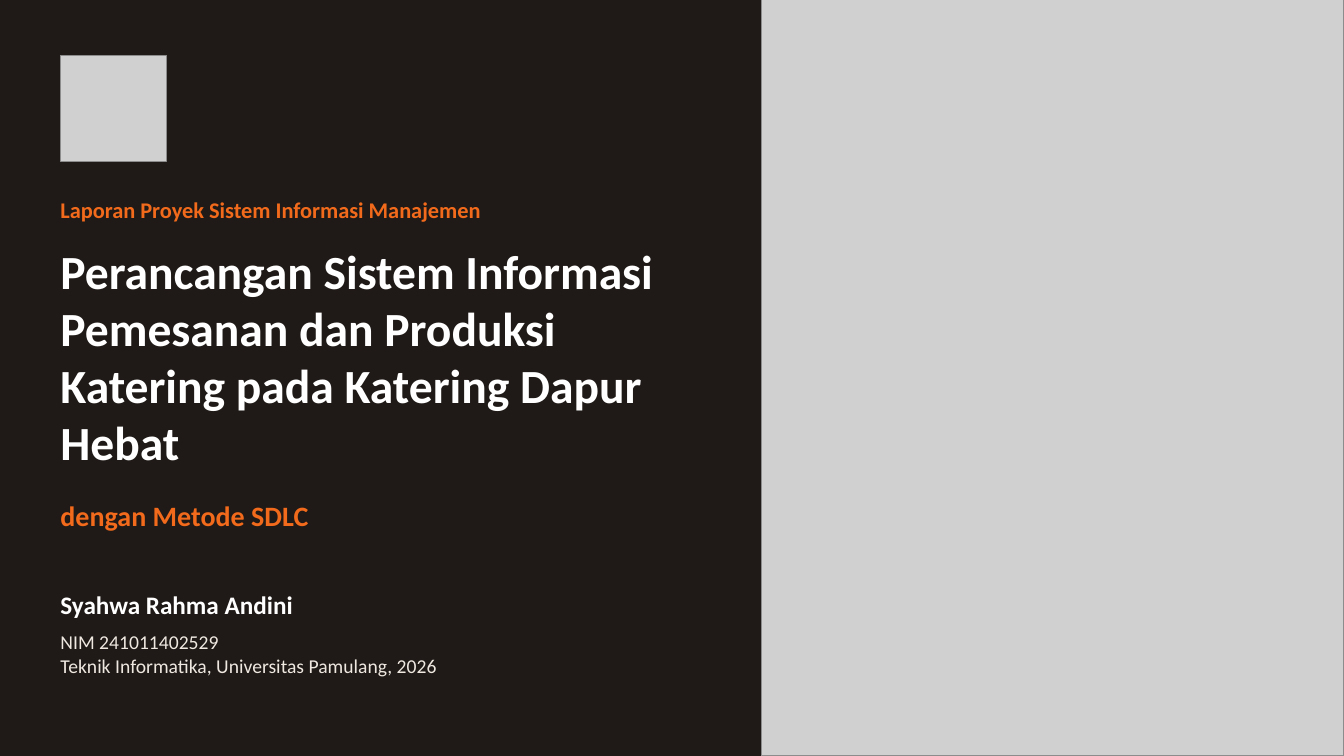
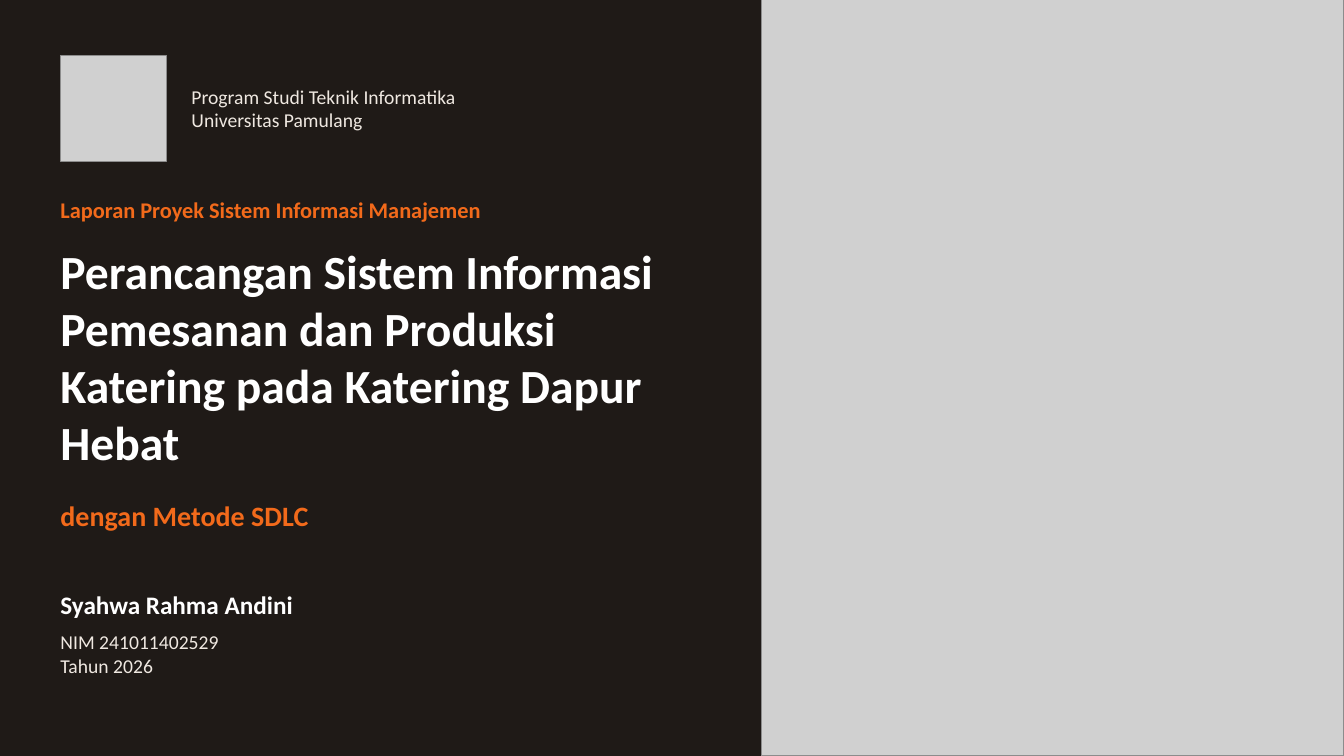
Before and after one commit to koriebruh/sim-katering-dapur-hebat, a slide deck: slide 1 of Presentasi-SIM-Katering-Dapur-Hebat.pptx. Drawn at 1344x756 pixels with LibreOffice and Linux fonts; fonts in the diff are those of the drawing; grey boxes stand for pictures. Boxes give left, top, right and bottom in pixels: in the first picture for what was removed or moved away, otherwise in the second. Text is boxed around its words. In the diff, an @@ line names an element or a change of style, - is before the commit and + after.

```diff
--- a/Presentasi-SIM-Katering-Dapur-Hebat.pptx
+++ b/Presentasi-SIM-Katering-Dapur-Hebat.pptx
@@ text added at <box>191,90,456,131</box>, 14 pt, text #EFE8E1 @@
+Program Studi Teknik Informatika
+Universitas Pamulang
@@ text at <box>60,659,153,673</box>: text changed @@
-Teknik Informatika, Universitas Pamulang, 2026
+Tahun 2026
```
Also in this commit, not shown: 4 other slides changed, 1 other file.
